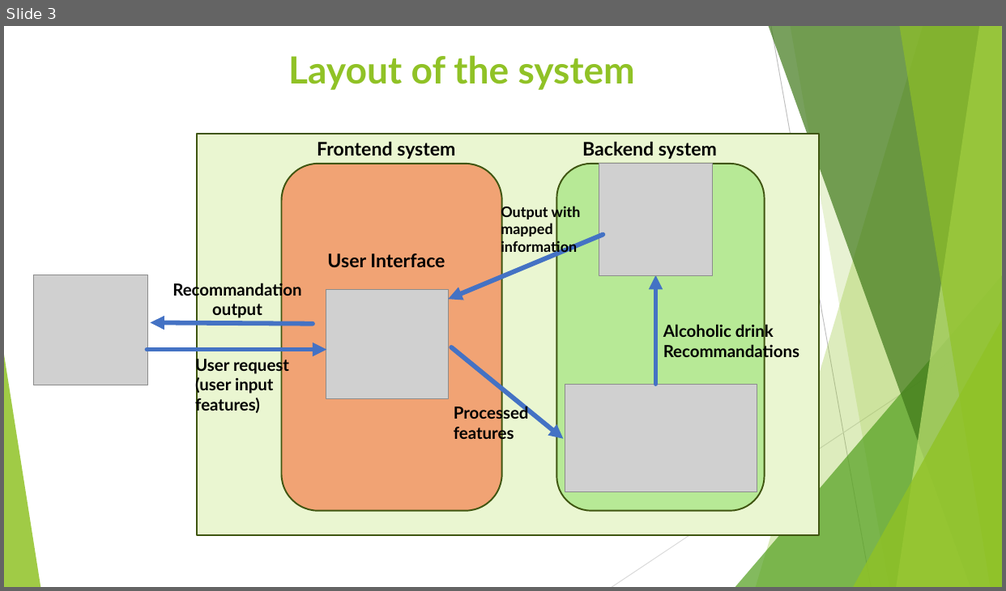
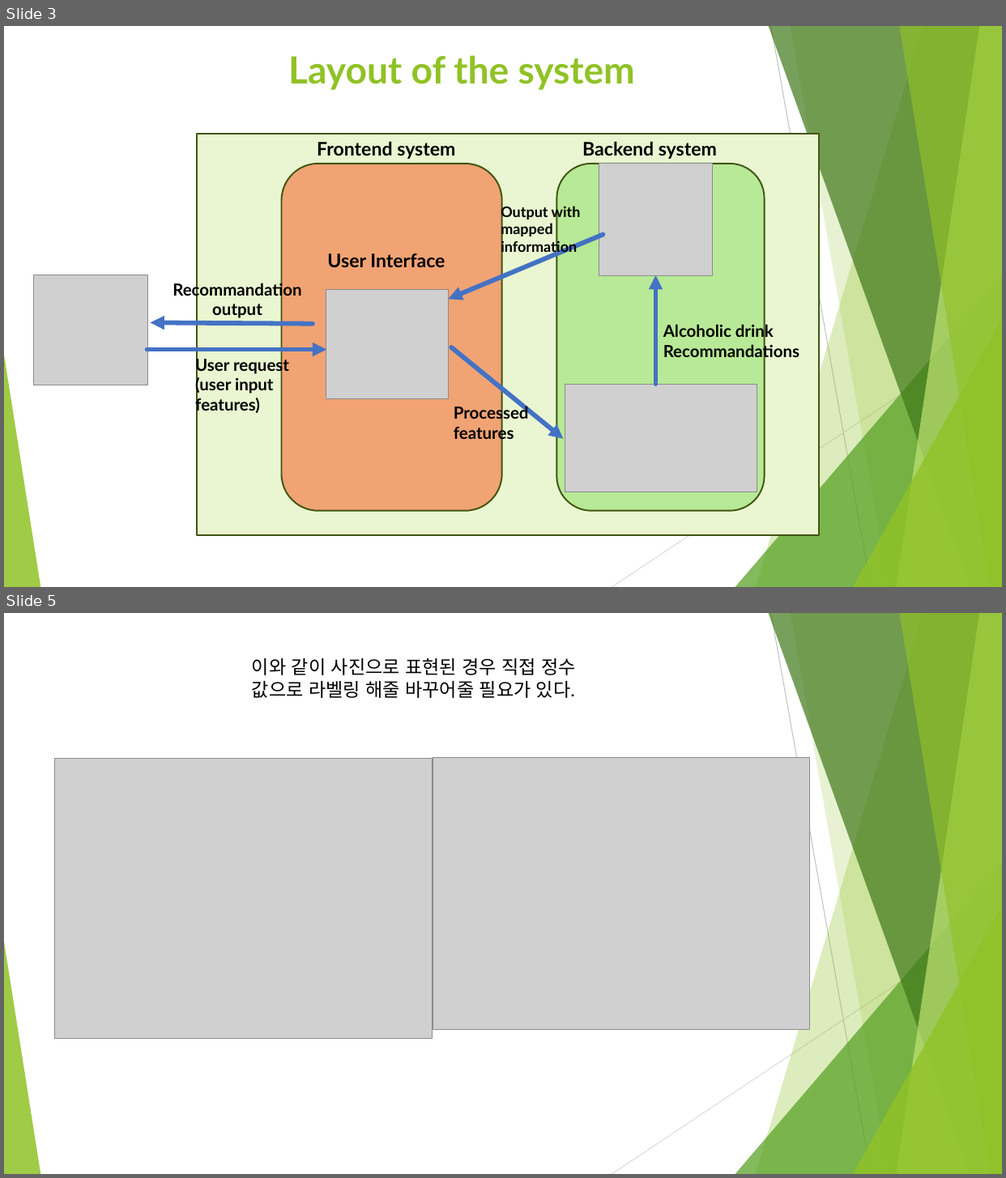
Before and after one commit to seohyeonShin/FeelFlask, a slide deck: mvp_presentation.pptx. Shown one above the other, each under a label of ours: slide 3 before the commit, slides 3 and 5 after it; the slides between them are not shown. The pictures are 1006x591 and 1006x1178 pixels, drawn with LibreOffice and Linux fonts; fonts in the diff are those of the drawing; grey boxes stand for pictures. Boxes give left, top, right and bottom in pixels: in the first picture for what was removed or moved away, otherwise in the second. Text is boxed around its words. In the diff, an @@ line names an element or a change of style, - is before the commit and + after.

```diff
--- a/mvp_presentation.pptx
+++ b/mvp_presentation.pptx
@@ slide 5 added at box(4, 613, 1002, 1174), background #FFFFFF; not listed: 10 template elements that a slide beside it also shows @@
@@ text added at box(252, 658, 576, 698), 18 pt, text #000000 @@
+이와 같이 사진으로 표현된 경우 직접 정수 값으로 라벨링 해줄 바꾸어줄 필요가 있다.
@@ picture added at box(55, 758, 432, 1039) @@
@@ picture added at box(433, 757, 809, 1029) @@
```
Also in this commit, not shown: 1 slide changed, 1 slide removed.
